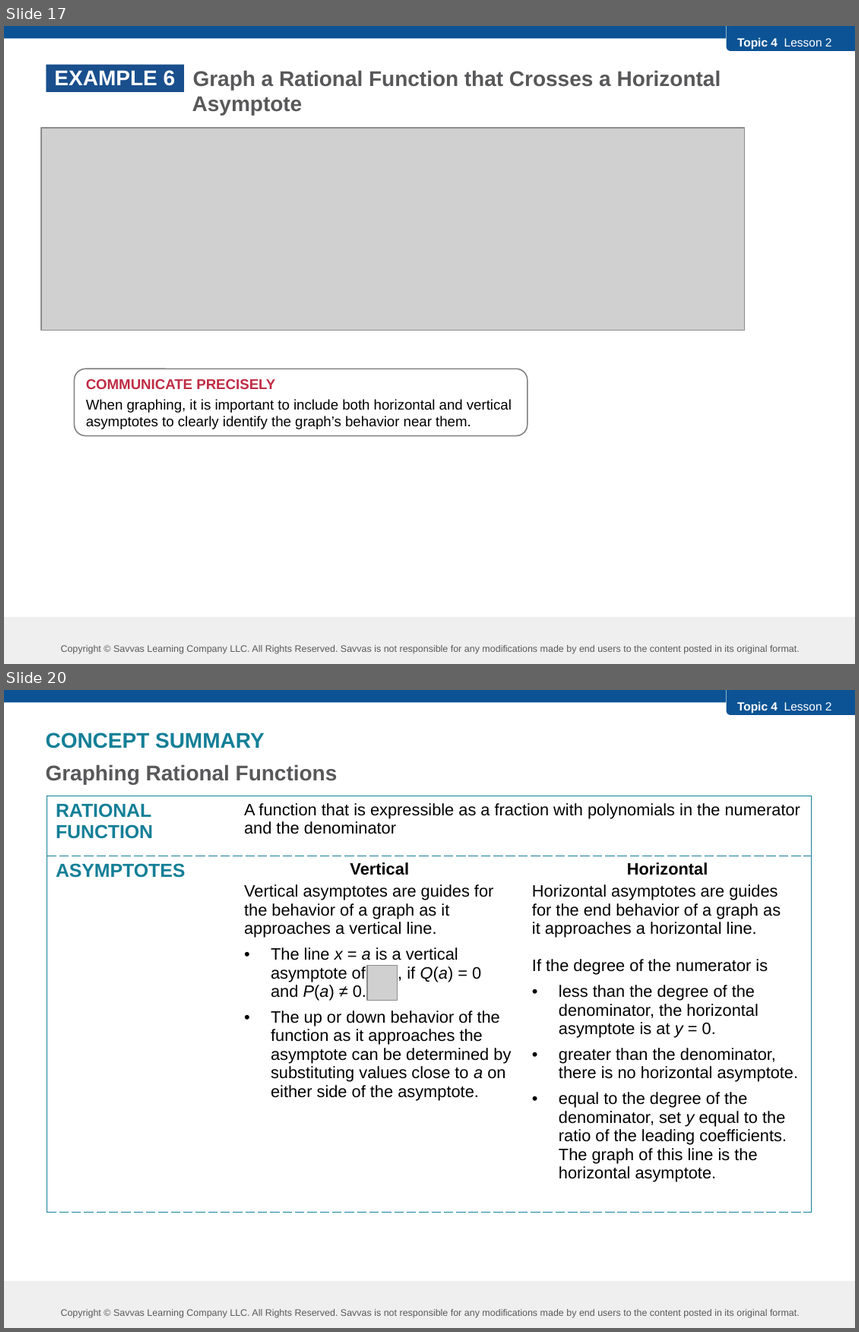
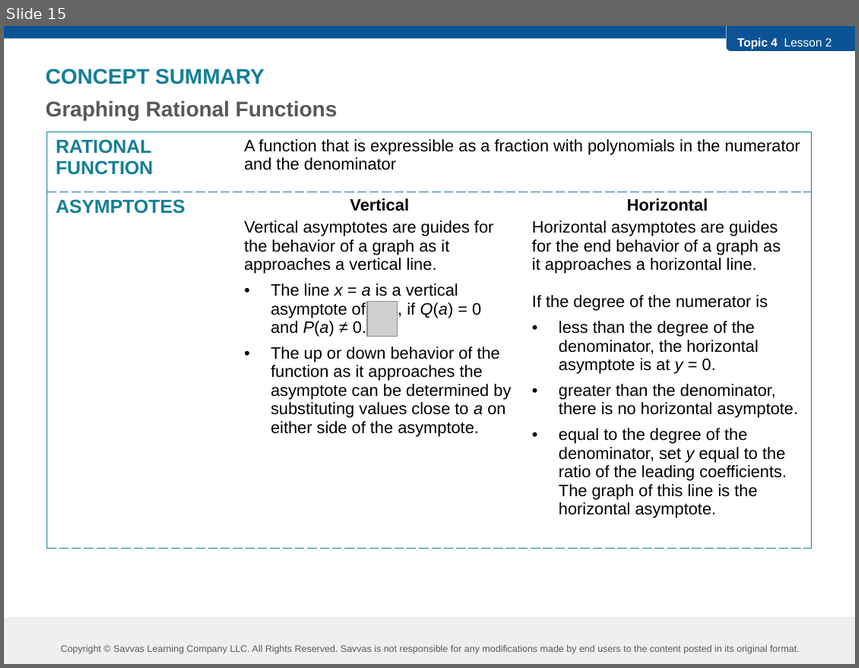
Before and after one commit to robjohncolson/feb25-25, a slide deck: l4-2.pptx. Shown one above the other, each under a label of ours: slides 17 and 20 before the commit, slide 15 after it; the slides between them are not shown. The pictures are 859x1332 and 859x668 pixels, drawn with LibreOffice and Linux fonts; fonts in the diff are those of the drawing; grey boxes stand for pictures. Boxes give left, top, right and bottom in pixels: in the first picture for what was removed or moved away, otherwise in the second. Text is boxed around its words. In the diff, an @@ line names an element or a change of style, - is before the commit and + after.

```diff
--- a/l4-2.pptx
+++ b/l4-2.pptx
@@ slide 17 removed at box(4, 26, 855, 664), background #FFFFFF; not listed: 5 template elements that a slide beside it also shows @@
@@ rectangle removed at box(47, 64, 184, 91) @@
-EXAMPLE 6
@@ text removed at box(192, 70, 721, 115) @@
-Graph a Rational Function that Crosses a Horizontal
-Asymptote
@@ picture removed at box(41, 128, 744, 331) @@
@@ rounded rectangle removed at box(75, 369, 528, 436) @@
-COMMUNICATE PRECISELY
-When graphing, it is important to include both horizontal and vertical asymptotes to clearly identify the graph’s behavior near them.
@@ what was slide 20 is now slide 15 @@
```
Also in this commit, not shown: 9 slides changed, 5 slides added, 9 other slides removed, 5 other files.
